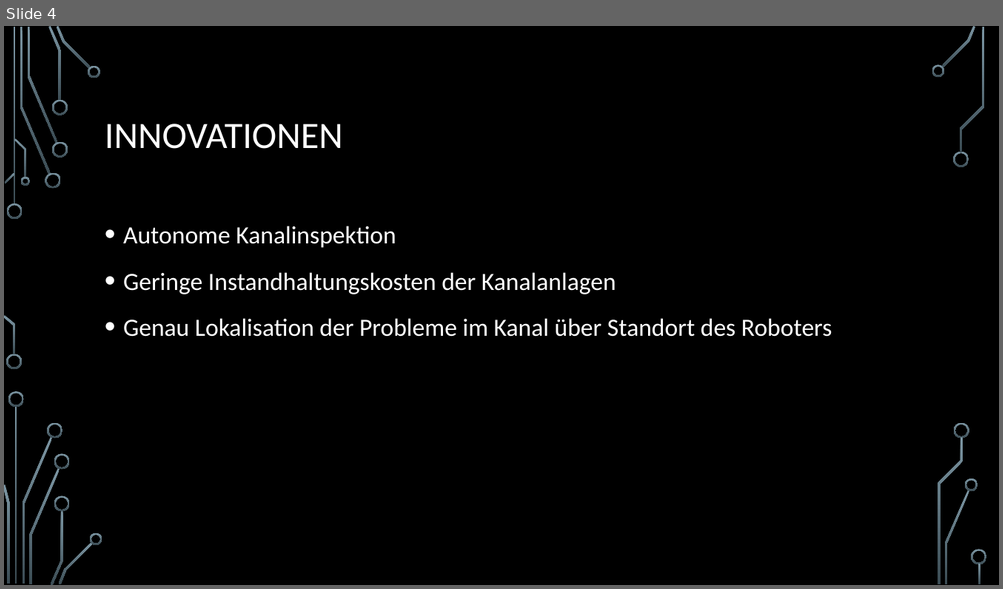
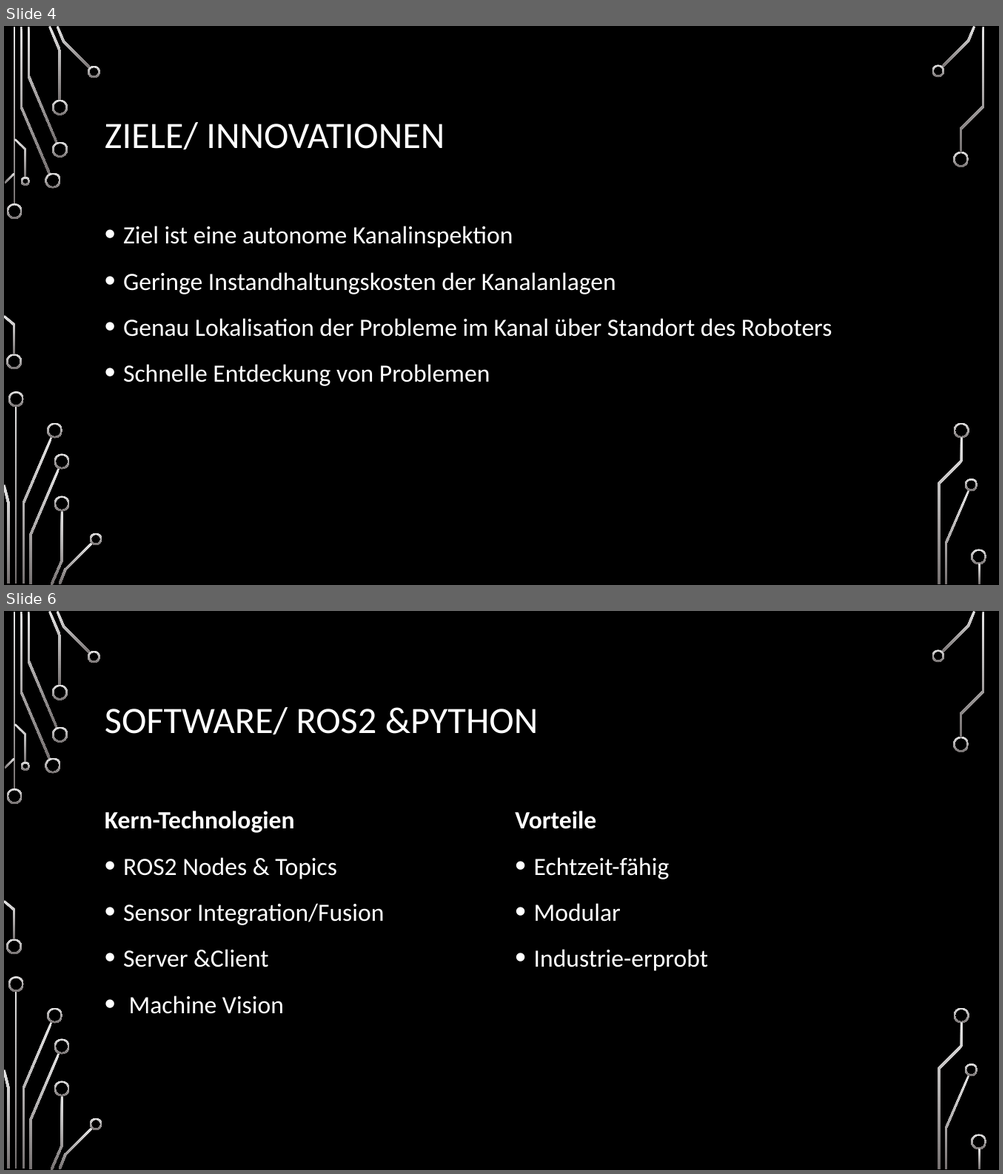
Before and after one commit to yaba-source/canalchecker, a slide deck: The Canalchecker.pptx. Shown one above the other, each under a label of ours: slide 4 before the commit, slides 4 and 6 after it; the slides between them are not shown. The pictures are 1003x589 and 1003x1174 pixels, drawn with LibreOffice and Linux fonts; fonts in the diff are those of the drawing; background and template pictures are left out. Boxes give left, top, right and bottom in pixels: in the first picture for what was removed or moved away, otherwise in the second. Text is boxed around its words. In the diff, an @@ line names an element or a change of style, - is before the commit and + after.

```diff
--- a/The Canalchecker.pptx
+++ b/The Canalchecker.pptx
@@ slide 6 added at [4,611,999,1170], background picture (left out); not listed: 36 template elements that a slide beside it also shows @@
@@ title added at [105,707,538,735], 36 pt, text #FFFFFF @@
+SOFTWARE/ ROS2 &PYTHON
@@ text added at [105,811,384,1014], 24 pt, text #FFFFFF @@
+Kern-Technologien
+• ROS2 Nodes & Topics
+• Sensor Integration/Fusion
+• Server &Client
+• Machine Vision
@@ text added at [515,811,708,971], 24 pt, text #FFFFFF @@
+Vorteile
+• Echtzeit-fähig
+• Modular
+• Industrie-erprobt
@@ slide 4 changed as well @@
@@ fill gradient #7C96A3 to #3B4C54 to gradient #E7E6E6 to #767171 in 36 elements at [7,204,22,219], [6,355,22,370], [20,27,51,175], [45,173,61,189], [27,27,57,143], [48,26,62,101], [52,141,68,157], [52,100,68,116], [57,26,91,69], [88,65,101,78], [5,173,15,184], [4,315,15,355], [14,138,26,178], [20,177,29,186], [15,406,17,585], [22,437,52,584], [8,392,24,407], [4,485,9,584], [47,423,63,439], [29,469,60,585], [51,511,63,585], [54,454,70,470], [54,496,70,511], [59,543,93,585], [90,534,102,545], [941,26,976,67], [931,64,944,78], [953,151,969,167], [945,491,970,585], [965,479,978,491], [960,27,984,153], [954,423,970,439], [937,438,963,585], [971,550,987,565], [979,564,981,585], [13,27,15,205] @@
@@ title at [105,122,444,150]: text changed @@
-INNOVATIONEN
+ZIELE/ INNOVATIONEN
@@ text at [123,226,512,248]: text changed @@
-• Autonome Kanalinspektion
+• Ziel ist eine autonome Kanalinspektion
@@ text at [123,364,489,386]: paragraph added @@
+• Schnelle Entdeckung von Problemen
```
Also in this commit, not shown: 6 other slides changed, 2 other slides added.
